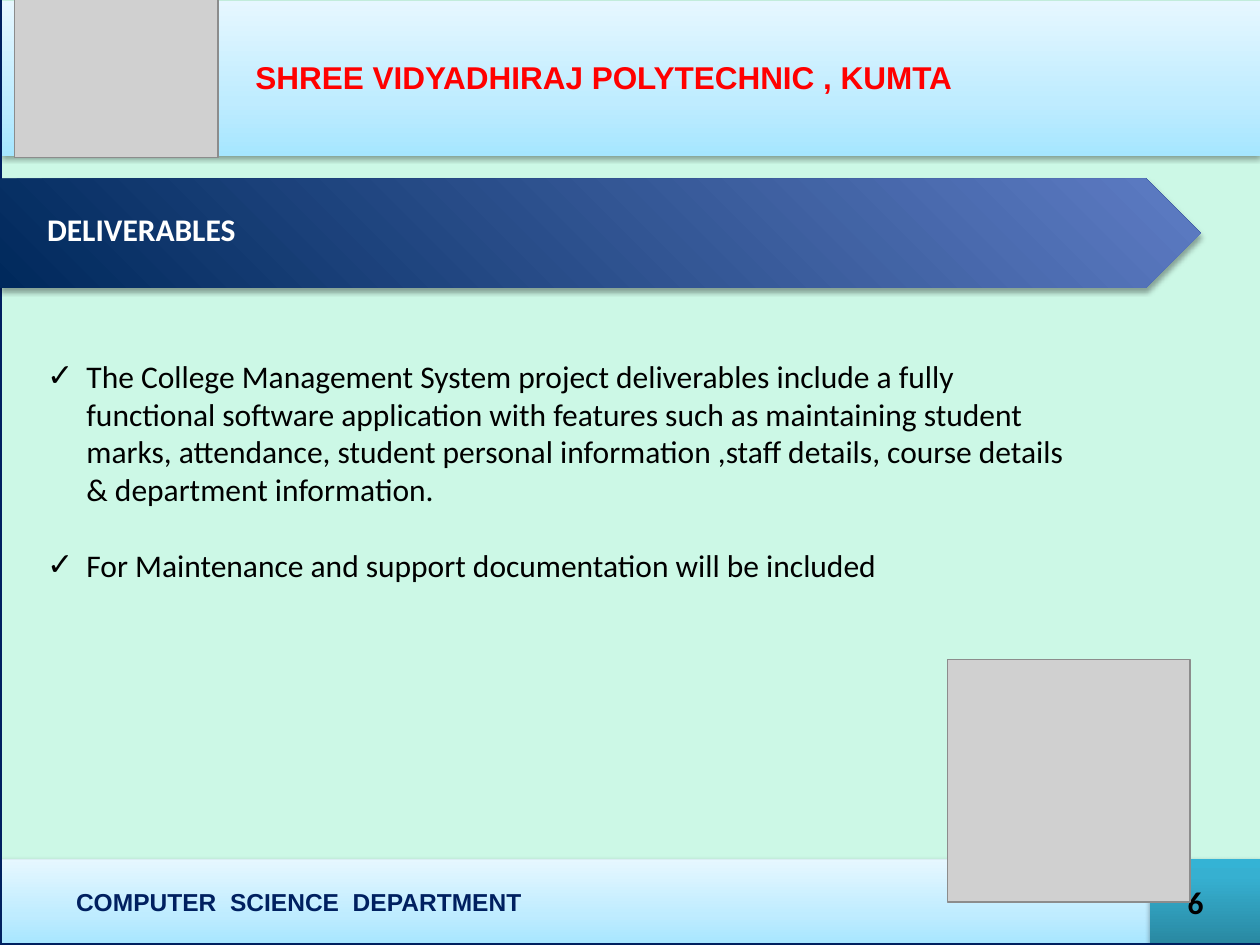
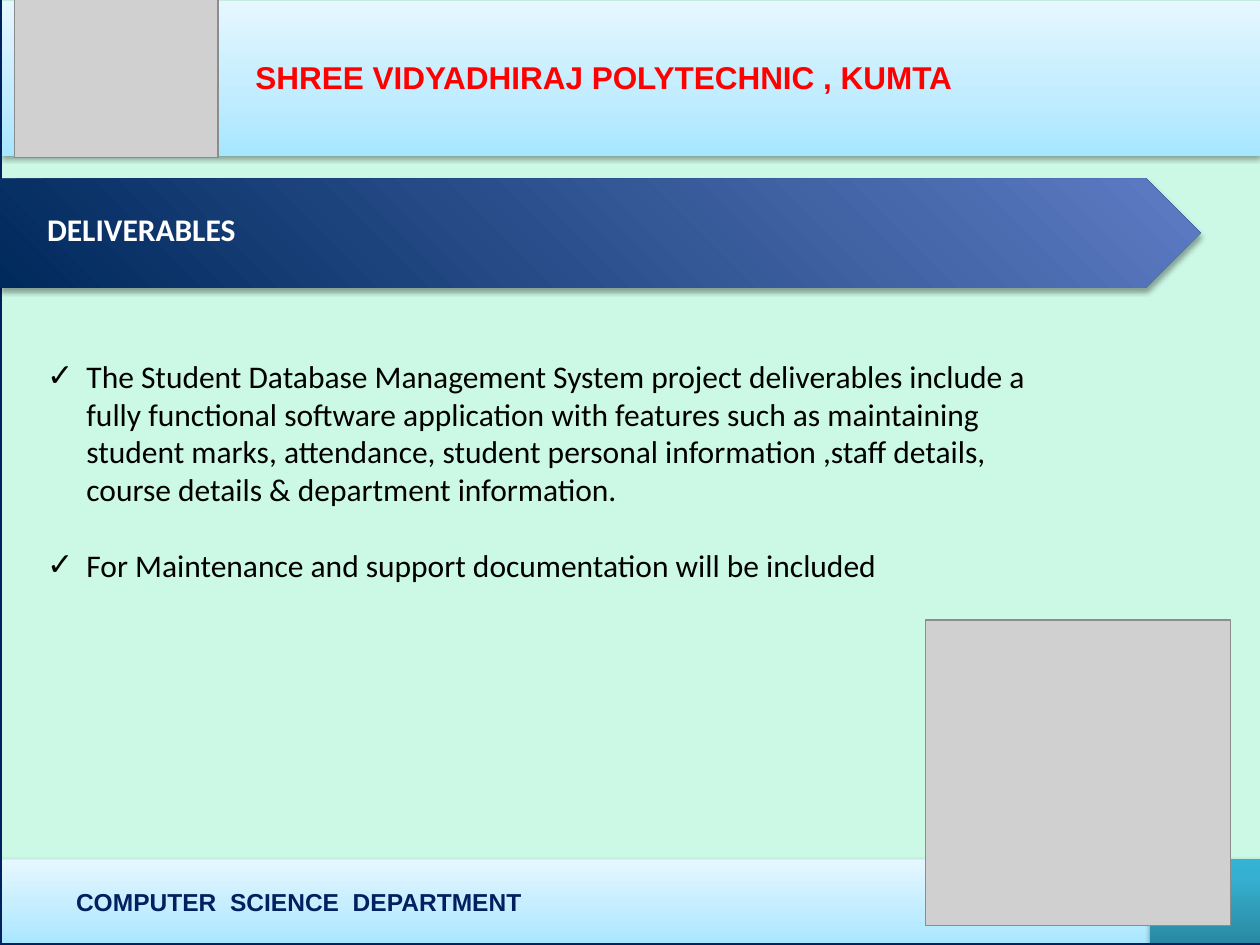
Before and after one commit to Anantbhat2005/Clg_Student_Management_System, a slide deck: slide 6 of CIE1.pptx. Drawn at 1260x945 pixels with LibreOffice and Linux fonts; fonts in the diff are those of the drawing; grey boxes stand for pictures. Boxes give left, top, right and bottom in pixels: in the first picture for what was removed or moved away, otherwise in the second. Text is boxed around its words. In the diff, an @@ line names an element or a change of style, - is before the commit and + after.

```diff
--- a/CIE1.pptx
+++ b/CIE1.pptx
@@ text at [86,366,1024,506]: text changed @@
-✓ The College Management System project deliverables include a fully functional software application with features such as maintaining student marks, attendance, student personal information ,staff details, course details & department information.
+✓ The Student Database Management System project deliverables include a fully functional software application with features such as maintaining student marks, attendance, student personal information ,staff details, course details & department information.
@@ picture: place and size @@
-picture at [948,660,1191,903]
+picture at [925,620,1230,925]
@@ text removed at [1188,888,1204,914] @@
-6
```
Also in this commit, not shown: 17 other slides changed, 1 other file.
